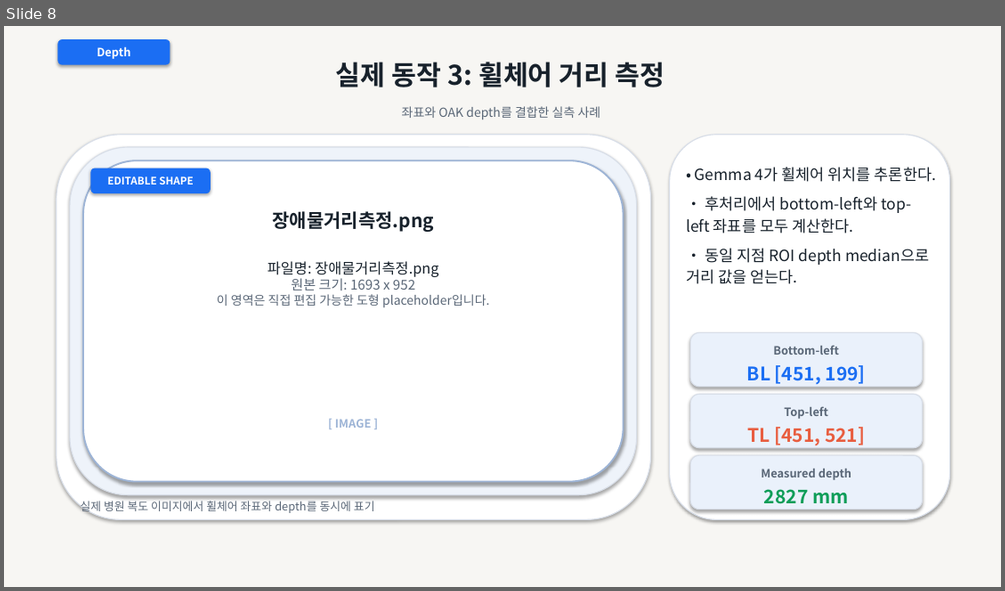
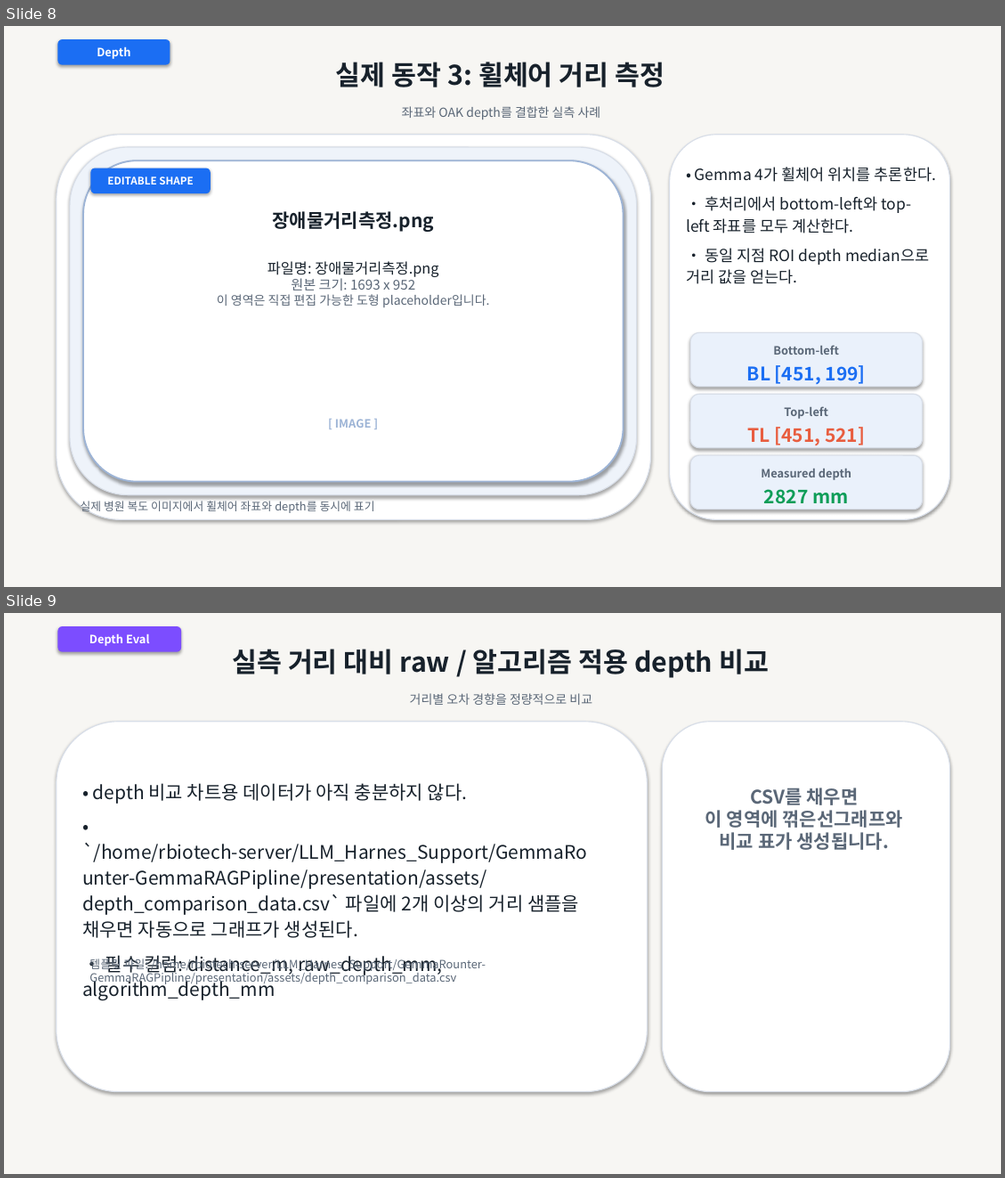
Before and after one commit to Hyeseong212/GemmaRounter-GemmaRAGPipline, a slide deck: presentation/export/gemma4_oak_obstacle_presentation_editable_shapes.pptx. Shown one above the other, each under a label of ours: slide 8 before the commit, slides 8 and 9 after it. The pictures are 1005x591 and 1005x1178 pixels, drawn with LibreOffice and Linux fonts; fonts in the diff are those of the drawing. Boxes give left, top, right and bottom in pixels: in the first picture for what was removed or moved away, otherwise in the second. Text is boxed around its words. In the diff, an @@ line names an element or a change of style, - is before the commit and + after.

Commit message:
Add OAK depth logging and llama examples

```diff
--- a/presentation/export/gemma4_oak_obstacle_presentation_editable_shapes.pptx
+++ b/presentation/export/gemma4_oak_obstacle_presentation_editable_shapes.pptx
@@ slide 9 added at (4, 613, 1001, 1174), background #F7F6F3 @@
@@ rounded rectangle added at (57, 626, 181, 652), fill #7C4DFF, 11 pt, text #FFFFFF, bold @@
+Depth Eval
@@ text added at (232, 649, 769, 678), 26 pt, text #17212B, bold @@
+실측 거리 대비 raw / 알고리즘 적용 depth 비교
@@ text added at (410, 693, 592, 705), 12 pt, text #5A6777 @@
+거리별 오차 경향을 정량적으로 비교
@@ rounded rectangle added at (57, 722, 647, 1092), fill #FFFFFF, outline #D8DEE8 1 pt @@
@@ rounded rectangle added at (662, 722, 950, 1092), fill #FFFFFF, outline #D8DEE8 1 pt @@
@@ text added at (82, 783, 587, 1001), 18 pt, text #17212B @@
+• depth 비교 차트용 데이터가 아직 충분하지 않다.
+• `/home/rbiotech-server/LLM_Harnes_Support/GemmaRounter-GemmaRAGPipline/presentation/assets/depth_comparison_data.csv` 파일에 2개 이상의 거리 샘플을 채우면 자동으로 그래프가 생성된다.
+• 필수 컬럼: distance_m, raw_depth_mm, algorithm_depth_mm
@@ text added at (705, 787, 903, 850), 18 pt, text #5A6777, bold @@
+CSV를 채우면
+이 영역에 꺾은선그래프와
+비교 표가 생성됩니다.
@@ text added at (89, 956, 485, 986), 11 pt, text #5A6777 @@
+템플릿 파일: /home/rbiotech-server/LLM_Harnes_Support/GemmaRounter-GemmaRAGPipline/presentation/assets/depth_comparison_data.csv
```
Also in this commit, not shown: 44 other files.
